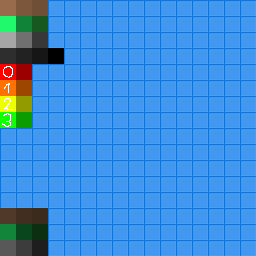
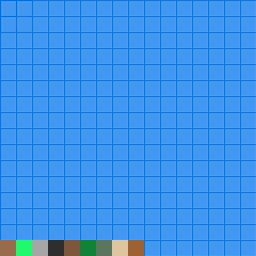
The second w=256, h=256 image is a revision of the first. Changes to its layers:
painted on "Layer 11" over [0, 0, 144, 256]
hid group "Textures" (12 layers) over [0, 0, 144, 256]
painted on "Layer 1", unmasked it over [0, 0, 144, 256]
